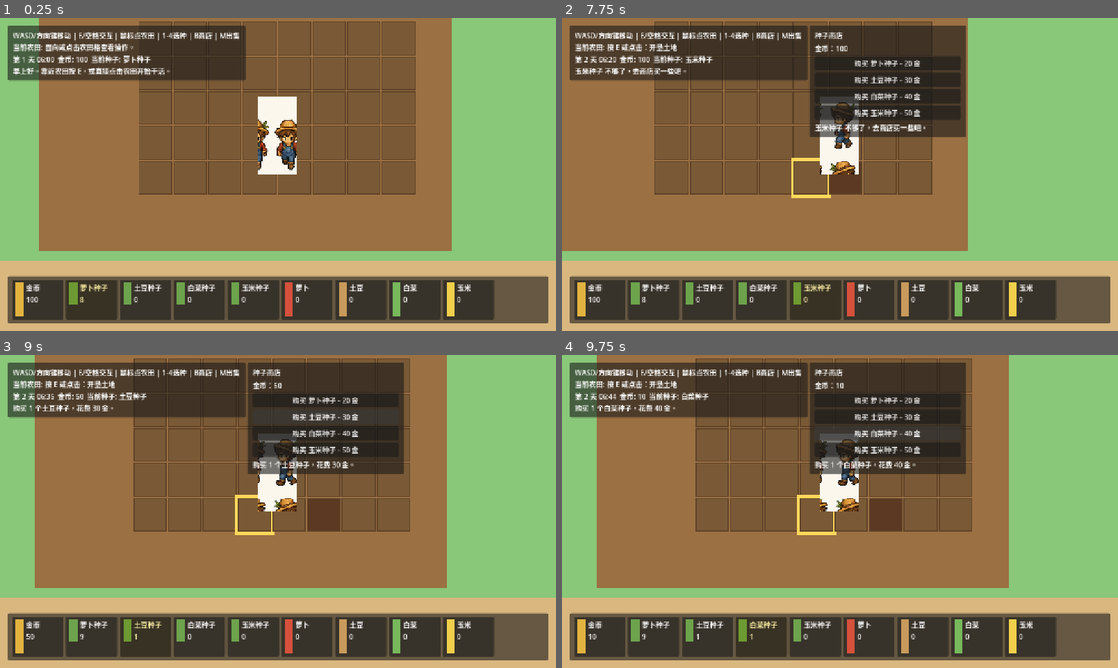
Above: before the commit, frames 1-4 (two rows, left to right).
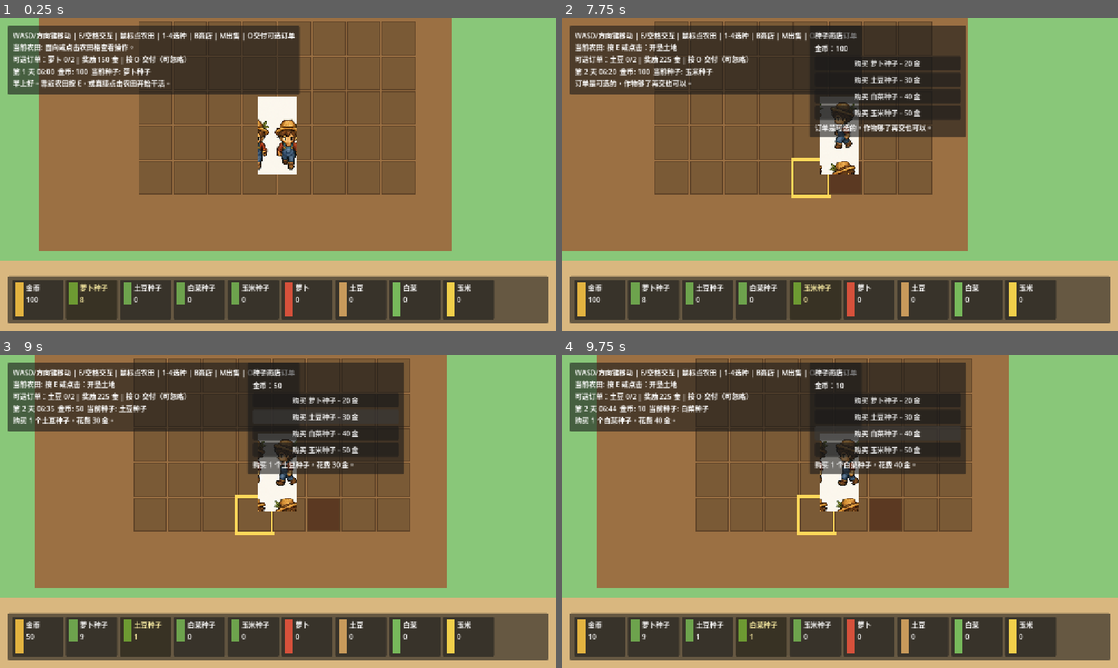
Above: after the commit, the same moments.

Repository: nicho-19/rural-life-demo
Game: Godot game, scene res://scenes/main/Main.tscn
The game is run twice, just before and just after one commit, with the same random seed, the same clock (stepped at 60 frames per second) and the same inputs.
Inputs (mouse positions are in pixels of both pictures, inside the frame that each line leads up to):
- Up to frame 1 (0.25 s): no input
- Up to frame 2 (7.75 s): click (650, 299) at 0.5 s; click (706, 299) at 1.25 s; click (762, 299) at 2 s; click (817, 299) at 2.75 s; tap Enter at 3.5 s; move the mouse to (962, 158) at 3.52 s; hold D (move_right) 3.53-4.28 s; tap O at 3.6, 4.35, 5.3, 6.05, 6.8, 7.55 s; click (962, 158) at 3.67 s; tap Space at 3.77, 4.52, 6.02, 6.77, 7.52 s; move the mouse to (728, 190) at 4.27 s; hold S (move_down) 4.28-5.03 s; move the mouse to (895, 105) at 5.02 s; hold D (move_right) 5.03-5.78 s; tap E at 5.1 s; move the mouse to (812, 237) at 5.77 s; hold W (move_up) 5.78-6.53 s; tap N at 5.85 s; click (812, 237) at 5.92 s; move the mouse to (1006, 221) at 6.52 s; hold A (move_left) from 6.53 s (still down); tap M at 6.6 s; move the mouse to (673, 127) at 7.27 s; tap B at 7.35 s
- Up to frame 3 (9 s): release A (move_left) at 8 s; click "购买 萝卜种子 - 20 金" at 8 s; click "购买 土豆种子 - 30 金" at 8.75 s
- Up to frame 4 (9.75 s): click "购买 白菜种子 - 40 金" at 9.5 s

The runs differ from the first frame. In frame 1, 5.1% of the frame differs, in the area x 1-54%, y 2-25%; in frame 2, 3.5%; in frame 3, 3.1%; in frame 4, 3.1%.

Commit message:
Add optional daily orders

Diff:
--- a/scripts/main/Main.gd
+++ b/scripts/main/Main.gd
@@ -5,6 +5,7 @@
 const DataManagerScript := preload("res://scripts/core/DataManager.gd")
 const TimeManagerScript := preload("res://scripts/core/TimeManager.gd")
 const ShopManagerScript := preload("res://scripts/shop/ShopManager.gd")
+const OrderManagerScript := preload("res://scripts/orders/OrderManager.gd")
 
 const SEED_ITEMS: Array[String] = ["turnip_seed", "potato_seed", "cabbage_seed", "corn_seed"]
 const CROP_ITEMS: Array[String] = ["turnip", "potato", "cabbage", "corn"]
@@ -16,9 +17,11 @@
 var farm_manager
 var inventory
 var shop_manager
+var order_manager
 var selected_seed_item_id := "turnip_seed"
 var status_label: Label
 var hint_label: Label
+var order_label: Label
 var money_value_label: Label
 var seed_value_labels: Dictionary = {}
 var crop_value_labels: Dictionary = {}
@@ -45,6 +48,10 @@
 	shop_manager = ShopManagerScript.new()
 	shop_manager.setup(data_manager.items)
 
+	order_manager = OrderManagerScript.new()
+	order_manager.setup(data_manager.items)
+	order_manager.start_day(time_manager.day)
+
 	_build_ui()
 	_update_ui("早上好。靠近农田按 E，或直接点击农田开始干活。")
 	refresh_inventory_ui()
@@ -70,6 +77,8 @@
 			_next_day()
 		KEY_M:
 			_sell_all_crops()
+		KEY_O:
+			_deliver_order()
 		KEY_B:
 			_toggle_shop()
 		KEY_1:
@@ -106,7 +115,8 @@
 func _next_day() -> void:
 	time_manager.next_day()
 	farm_manager.advance_day()
-	_update_ui("睡了一觉。第 %d 天开始，作物结算完成。" % time_manager.day)
+	order_manager.start_day(time_manager.day)
+	_update_ui("睡了一觉。第 %d 天开始，新的可选订单来了；不做也没关系。" % time_manager.day)
 	refresh_inventory_ui()
 	_update_target_hint()
 
@@ -114,6 +124,13 @@
 func _sell_all_crops() -> void:
 	var result: Dictionary = shop_manager.sell_all_crops(inventory, CROP_ITEMS)
 	_update_ui(String(result.get("message", "没有可以出售的作物。")))
+	refresh_inventory_ui()
+	_update_target_hint()
+
+
+func _deliver_order() -> void:
+	var result: Dictionary = order_manager.deliver_order(inventory)
+	_update_ui(String(result.get("message", "订单交付失败。")))
 	refresh_inventory_ui()
 	_update_target_hint()
 
@@ -153,7 +170,7 @@
 
 	var panel := PanelContainer.new()
 	panel.position = Vector2(18, 18)
-	panel.custom_minimum_size = Vector2(530, 126)
+	panel.custom_minimum_size = Vector2(560, 158)
 	canvas.add_child(panel)
 
 	var margin := MarginContainer.new()
@@ -167,8 +184,13 @@
 	margin.add_child(box)
 
 	hint_label = Label.new()
-	hint_label.text = "WASD/方向键移动 | E/空格交互 | 鼠标点农田 | 1-4选种 | B商店 | M出售"
+	hint_label.text = "WASD/方向键移动 | E/空格交互 | 鼠标点农田 | 1-4选种 | B商店 | M出售 | O交付可选订单"
 	box.add_child(hint_label)
+
+	order_label = Label.new()
+	order_label.name = "OrderValue"
+	order_label.autowrap_mode = TextServer.AUTOWRAP_WORD_SMART
+	box.add_child(order_label)
 
 	status_label = Label.new()
 	status_label.autowrap_mode = TextServer.AUTOWRAP_WORD_SMART
@@ -312,6 +334,7 @@
 	]
 	if shop_message_label != null:
 		shop_message_label.text = message
+	_update_order_ui()
 
 
 func refresh_inventory_ui() -> void:
@@ -331,6 +354,7 @@
 			crop_value_labels[crop_item_id].text = str(inventory.count(crop_item_id))
 
 	_update_shop_ui()
+	_update_order_ui()
 
 
 func _update_shop_ui() -> void:
@@ -350,11 +374,17 @@
 		return
 
 	target_info = farm_manager.get_target_info(player.facing_position(), selected_seed_item_id)
-	hint_label.text = "WASD/方向键移动 | E/空格交互 | 鼠标点农田 | 1-4选种 | B商店 | M出售"
+	hint_label.text = "WASD/方向键移动 | E/空格交互 | 鼠标点农田 | 1-4选种 | B商店 | M出售 | O交付可选订单"
 	if bool(target_info.get("valid", false)):
 		hint_label.text += "\n当前农田: %s" % String(target_info.get("prompt", ""))
 	else:
 		hint_label.text += "\n当前农田: 面向或点击农田格查看操作。"
+
+
+func _update_order_ui() -> void:
+	if order_label == null or order_manager == null:
+		return
+	order_label.text = order_manager.describe_order(inventory)
 
 
 func _item_name(item_id: String) -> String:
--- /dev/null
+++ b/scripts/orders/OrderManager.gd
@@ -0,0 +1,102 @@
+extends RefCounted
+class_name OrderManager
+
+var items: Dictionary = {}
+var current_order: Dictionary = {}
+
+func setup(item_data: Dictionary) -> void:
+	items = item_data
+
+
+func start_day(day: int) -> void:
+	current_order = _order_for_day(day)
+
+
+func describe_order(inventory = null) -> String:
+	if current_order.is_empty():
+		return "可选订单：今天没有订单。"
+	if bool(current_order.get("completed", false)):
+		return "可选订单：今天的订单已完成。"
+
+	var requirements: Dictionary = current_order.get("requirements", {})
+	var parts: Array[String] = []
+	for crop_id in requirements.keys():
+		var needed := int(requirements[crop_id])
+		if inventory == null:
+			parts.append("%s x%d" % [_item_name(crop_id), needed])
+		else:
+			parts.append("%s %d/%d" % [_item_name(crop_id), inventory.count(crop_id), needed])
+
+	return "可选订单：%s | 奖励 %d 金 | 按 O 交付（可忽略）" % [
+		"、".join(parts),
+		int(current_order.get("reward", 0)),
+	]
+
+
+func can_deliver(inventory) -> bool:
+	if current_order.is_empty() or bool(current_order.get("completed", false)):
+		return false
+
+	var requirements: Dictionary = current_order.get("requirements", {})
+	for crop_id in requirements.keys():
+		if inventory.count(crop_id) < int(requirements[crop_id]):
+			return false
+	return true
+
+
+func deliver_order(inventory) -> Dictionary:
+	if current_order.is_empty():
+		return {
+			"success": false,
+			"message": "今天没有可交付的订单。",
+		}
+	if bool(current_order.get("completed", false)):
+		return {
+			"success": false,
+			"message": "今天的订单已经完成了。",
+		}
+	if not can_deliver(inventory):
+		return {
+			"success": false,
+			"message": "订单是可选的，作物够了再交也可以。",
+		}
+
+	var requirements: Dictionary = current_order.get("requirements", {})
+	for crop_id in requirements.keys():
+		inventory.remove_item(crop_id, int(requirements[crop_id]))
+
+	var reward := int(current_order.get("reward", 0))
+	inventory.money += reward
+	current_order["completed"] = true
+	return {
+		"success": true,
+		"message": "完成可选订单，获得 %d 金。" % reward,
+	}
+
+
+func _order_for_day(day: int) -> Dictionary:
+	var templates: Array[Dictionary] = [
+		{"turnip": 2},
+		{"potato": 2},
+		{"turnip": 2, "cabbage": 1},
+		{"potato": 1, "corn": 1},
+	]
+	var requirements: Dictionary = templates[(day - 1) % templates.size()].duplicate(true)
+	return {
+		"requirements": requirements,
+		"reward": _reward_for(requirements),
+		"completed": false,
+	}
+
+
+func _reward_for(requirements: Dictionary) -> int:
+	var base_value := 0
+	for crop_id in requirements.keys():
+		var item: Dictionary = items.get(crop_id, {})
+		base_value += int(item.get("sell_price", 0)) * int(requirements[crop_id])
+	return int(ceil(float(base_value) * 1.25))
+
+
+func _item_name(item_id: String) -> String:
+	var item: Dictionary = items.get(item_id, {})
+	return String(item.get("name", item_id))
--- /dev/null
+++ b/tests/optional_order_test.gd
@@ -0,0 +1,58 @@
+extends SceneTree
+
+const DataManagerScript := preload("res://scripts/core/DataManager.gd")
+const InventoryScript := preload("res://scripts/inventory/Inventory.gd")
+const OrderManagerScript := preload("res://scripts/orders/OrderManager.gd")
+
+func _init() -> void:
+	var data_manager = DataManagerScript.new()
+	data_manager.load_all()
+
+	var inventory = InventoryScript.new()
+	inventory.setup_starter_items()
+
+	var orders = OrderManagerScript.new()
+	orders.setup(data_manager.items)
+	orders.start_day(1)
+
+	var money_before: int = inventory.money
+	var turnip_before: int = inventory.count("turnip")
+	var failed_delivery: Dictionary = orders.deliver_order(inventory)
+	if bool(failed_delivery.get("success", true)):
+		_fail("Optional order delivery should fail when crops are missing.")
+		return
+	if inventory.money != money_before or inventory.count("turnip") != turnip_before:
+		_fail("Failed optional order delivery should not change money or inventory.")
+		return
+	if not String(failed_delivery.get("message", "")).contains("可选"):
+		_fail("Missing crops should be framed as optional, not mandatory.")
+		return
+
+	orders.start_day(2)
+	if inventory.money != money_before:
+		_fail("Ignoring yesterday's optional order should not penalize money.")
+		return
+
+	inventory.add_item("potato", 2)
+	var reward := int(orders.current_order.get("reward", 0))
+	var delivered: Dictionary = orders.deliver_order(inventory)
+	if not bool(delivered.get("success", false)):
+		_fail("Delivery should succeed when required crops are available.")
+		return
+	if inventory.count("potato") != 0:
+		_fail("Successful delivery should remove required crops.")
+		return
+	if inventory.money != money_before + reward:
+		_fail("Successful delivery should add the order reward.")
+		return
+	if not bool(orders.current_order.get("completed", false)):
+		_fail("Successful delivery should mark today's order complete.")
+		return
+
+	print("PASS optional_order_test")
+	quit(0)
+
+
+func _fail(message: String) -> void:
+	push_error(message)
+	quit(1)
--- /dev/null
+++ b/tests/order_ui_test.gd
@@ -0,0 +1,43 @@
+extends SceneTree
+
+func _init() -> void:
+	var scene: PackedScene = load("res://scenes/main/Main.tscn")
+	var main: Node = scene.instantiate()
+	root.add_child(main)
+
+	await process_frame
+
+	var order_label := main.find_child("OrderValue", true, false)
+	if not order_label is Label:
+		_fail(main, "Main scene should show an optional order label.")
+		return
+	if not String(order_label.text).contains("可选订单"):
+		_fail(main, "Order label should make the daily order clearly optional.")
+		return
+
+	main.inventory.add_item("turnip", 2)
+	main._deliver_order()
+	await process_frame
+
+	if main.inventory.money <= 100:
+		_fail(main, "Delivering an optional order with enough crops should reward money.")
+		return
+	if not String(order_label.text).contains("已完成"):
+		_fail(main, "Order label should show completion after delivery.")
+		return
+
+	_pass(main)
+
+
+func _pass(main: Node) -> void:
+	main.queue_free()
+	await process_frame
+	print("PASS order_ui_test")
+	quit(0)
+
+
+func _fail(main: Node, message: String) -> void:
+	main.queue_free()
+	await process_frame
+	push_error(message)
+	quit(1)
Not shown, added: scripts/orders/OrderManager.gd.uid
Not shown, changed: README.md
